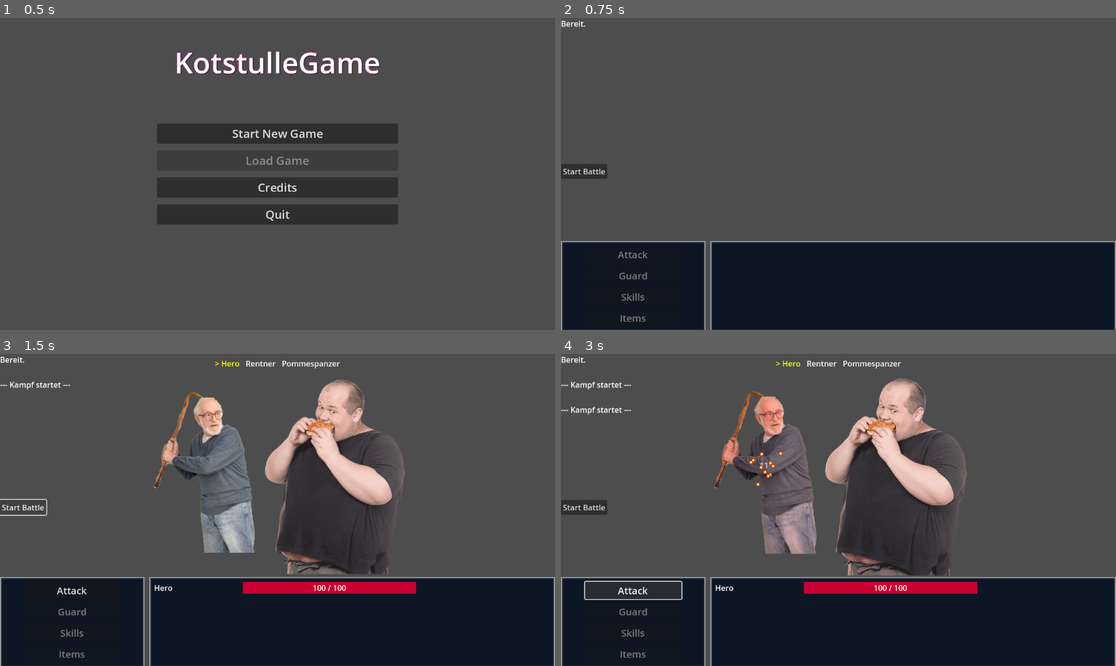
Above: before the commit, frames 1-4 (two rows, left to right).
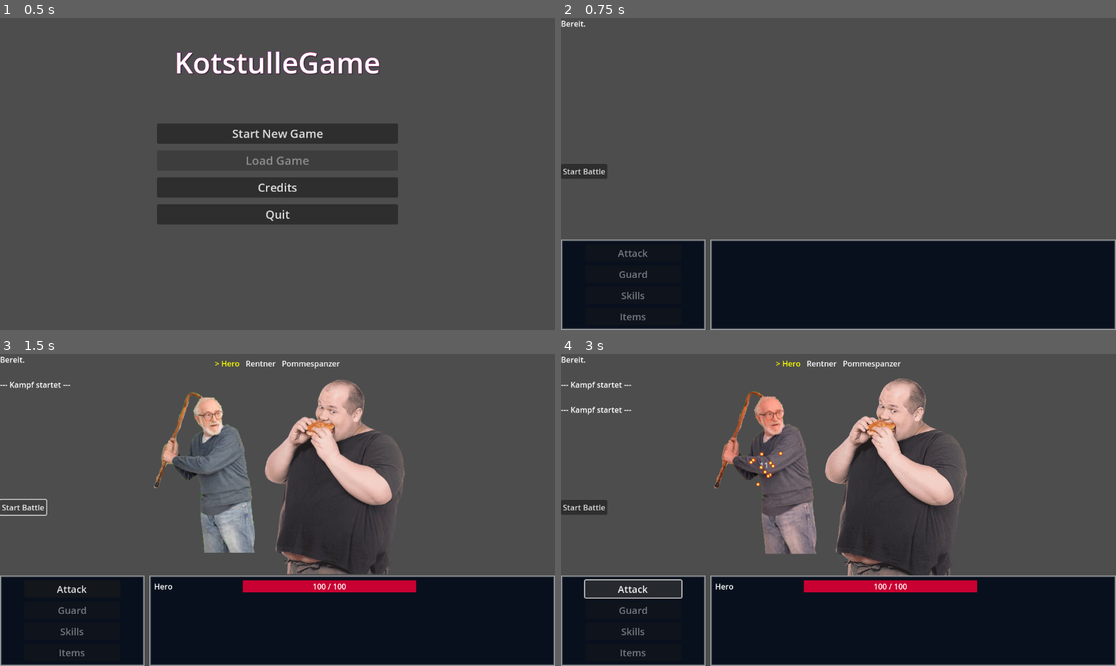
Above: after the commit, the same moments.

Repository: Marv0407/kotstulle-game
Game: Godot game, scene res://scenes/control.tscn
Same seed, same stepped clock (60 frames per second), same inputs: the game is played once before the commit and once after it.
Inputs:
- Up to frame 1 (0.5 s): no input
- Up to frame 2 (0.75 s): click "Start New Game" at 0.5 s
- Up to frame 3 (1.5 s): click "Start Battle" at 1.25 s
- Up to frame 4 (3 s): click "Start Battle" at 2 s; click "Attack" at 2.75 s

Frame 1 is identical in both runs. In frame 2, 1.3% of the frame differs, in the area x 0-100%, y 71-100%; in frame 3, 1.8%; in frame 4, 2.1%.

Commit message:
Add SkillData resource and dynamic targeting logic

Diff:
--- a/scenes/BattleTest.tscn
+++ b/scenes/BattleTest.tscn
@@ -15,7 +15,7 @@
 content_margin_top = 10.0
 content_margin_right = 50.0
 content_margin_bottom = 10.0
-bg_color = Color(0.050980393, 0.08627451, 0.14509805, 1)
+bg_color = Color(0.035110984, 0.064991556, 0.1150075, 1)
 border_width_left = 4
 border_width_top = 4
 border_width_right = 4
@@ -27,7 +27,7 @@
 content_margin_top = 10.0
 content_margin_right = 10.0
 content_margin_bottom = 10.0
-bg_color = Color(0.050980393, 0.08627451, 0.14509805, 1)
+bg_color = Color(0.035110984, 0.064991556, 0.1150075, 1)
 border_width_left = 4
 border_width_top = 4
 border_width_right = 4
@@ -73,8 +73,7 @@
 anchor_top = 1.0
 anchor_right = 1.0
 anchor_bottom = 1.0
-offset_top = -177.0
-offset_bottom = 3.0
+offset_top = -188.0
 grow_horizontal = 2
 grow_vertical = 0
 theme_override_constants/separation = 10
--- /dev/null
+++ b/scripts/SkillData.gd
@@ -0,0 +1,20 @@
+extends Resource
+class_name SkillData
+
+@export_group("Info")
+@export var skill_name: String = "Angriff"
+@export var description: String = ""
+@export var icon: Texture2D
+@export var mp_cost: int = 0
+
+@export_group("Targeting")
+@export_enum("enemies", "friends", "all", "user") var target_pool: String = "enemies"
+@export_enum("alive", "dead", "any") var target_state: String = "alive"
+@export_enum("all", "random", "manual") var target_selector: String = "all"
+@export var target_count: int = 1
+
+@export_group("Damage & Type")
+@export_enum("Physical", "Magic", "True") var damage_type: String = "Physical"
+@export var base_damage: int = 10
+@export_range(0.0, 5.0) var scaling_factor: float = 1.0
+@export_enum("atk", "sp_atk", "luck", "speed") var scaling_stat: String = "atk"
--- a/scripts/battle_manager.gd
+++ b/scripts/battle_manager.gd
@@ -13,7 +13,7 @@
 var enemies: Array[BattleCharacter] = []
 var turn_order: Array[BattleCharacter] = []
 var current_turn_index : int
-enum BattleState { #TODO Turn States später einfügen um Auto Battle abzulösen
+enum BattleState {
 	START,
 	PLAYER_TURN,
 	TARGET_SELECT,
@@ -74,7 +74,7 @@
 	print("--- Kampf beginnt ---")
 	process_battle_loop()
 
-func process_turn(): #TODO hiermit später durch die states iterieren
+func process_turn():
 	var actor = get_current_actor()
 
 	if not actor.is_alive():
@@ -203,6 +203,7 @@
 ####################
 # Helpers
 ####################
+# --- TURN STATES ---
 func is_player_turn() -> bool:
 	var actor = get_current_actor()
 	return actor.is_player_controlled
@@ -219,15 +220,6 @@
 	attack(enemy, target)
 	next_turn()
 
-func get_alive_party() -> Array[BattleCharacter]:
-	return party.filter(func(c): return c.is_alive())
-
-func get_alive_enemies() -> Array[BattleCharacter]:
-	return enemies.filter(func(c): return c.is_alive())
-
-func is_battle_over() -> bool:
-	return get_alive_party().is_empty() or get_alive_enemies().is_empty()
-
 func refresh_turn_order_ui():
 	if not turn_order_container: return
 
@@ -238,7 +230,9 @@
 		var character = turn_order[i]
 		if not character.is_alive(): continue
 		var label := Label.new()
+		var portrait := Image.new()
 		label.text = character.data.name
+		portrait = character.data.portrait
 
 		if i == current_turn_index:
 			label.text = "> " + label.text
@@ -246,6 +240,15 @@
 
 		turn_order_container.add_child(label)
 
+func end_battle(player_won: bool):
+	state = BattleState.END
+	if player_won:
+		print(">>> PARTY GEWINNT <<<")
+	else:
+		print(">>> PARTY VERLIERT <<<")
+# ---------------
+
+# --- VISUALS ---
 func despawn_enemy_visual(character: BattleCharacter):
 	if character.battle_node:
 		# TODO insert other/different animations here later
@@ -267,10 +270,48 @@
 	if value > 50: color = Color.YELLOW #FIXME example code
 
 	dmg_node.setup(value, color)
-
-func end_battle(player_won: bool):
-	state = BattleState.END
-	if player_won:
-		print(">>> PARTY GEWINNT <<<")
-	else:
-		print(">>> PARTY VERLIERT <<<")
+# ---------------
+
+# --- LOGIC ---
+func get_targets_dynamic(user: BattleCharacter, config: Dictionary) -> Array[BattleCharacter]:
+	var pool: Array[BattleCharacter] = []
+
+	# --- 1. POOL (Wer?) ---
+	var is_player = (user in party)
+	match config.get("target_pool", "enemies"):
+		"enemies": pool = enemies if is_player else party
+		"friends": pool = party if is_player else enemies
+		"all": pool = party + enemies
+		"user": return [user]
+
+	# --- 2. STATE (Filter) ---
+	match config.get("state", "alive"):
+		"alive": pool = pool.filter(func(c): return c.is_alive())
+		"dead":  pool = pool.filter(func(c): return not c.is_alive())
+		"any":   pass # Filter überspringen
+
+	# --- 3. SELECTOR (Wie viele und welche?) ---
+	var count = config.get("count", 1)
+	var final_targets: Array[BattleCharacter] = []
+
+	match config.get("selector", "all"):
+		"all":
+			final_targets = pool
+		"random":
+			pool.shuffle()
+			final_targets = pool.slice(0, count)
+		"manual":
+			# Hier später UI-Targeting logik
+			pass
+
+	return final_targets
+
+func get_alive_party() -> Array[BattleCharacter]:
+	return party.filter(func(c): return c.is_alive())
+
+func get_alive_enemies() -> Array[BattleCharacter]:
+	return enemies.filter(func(c): return c.is_alive())
+
+func is_battle_over() -> bool:
+	return get_alive_party().is_empty() or get_alive_enemies().is_empty()
+# ---------------
Not shown, added: scripts/SkillData.gd.uid
